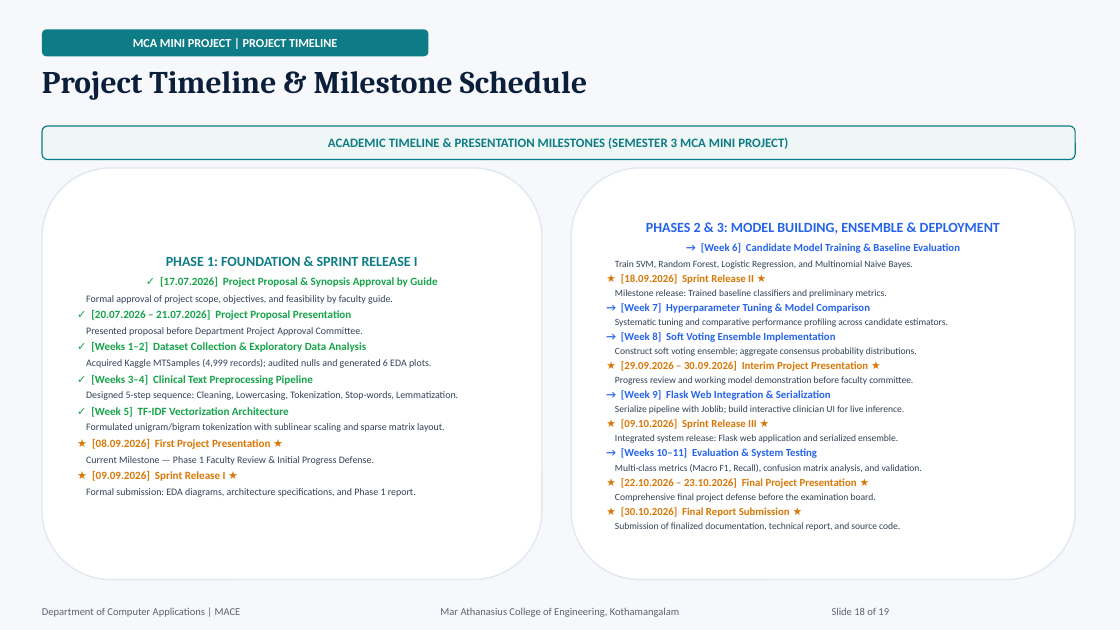
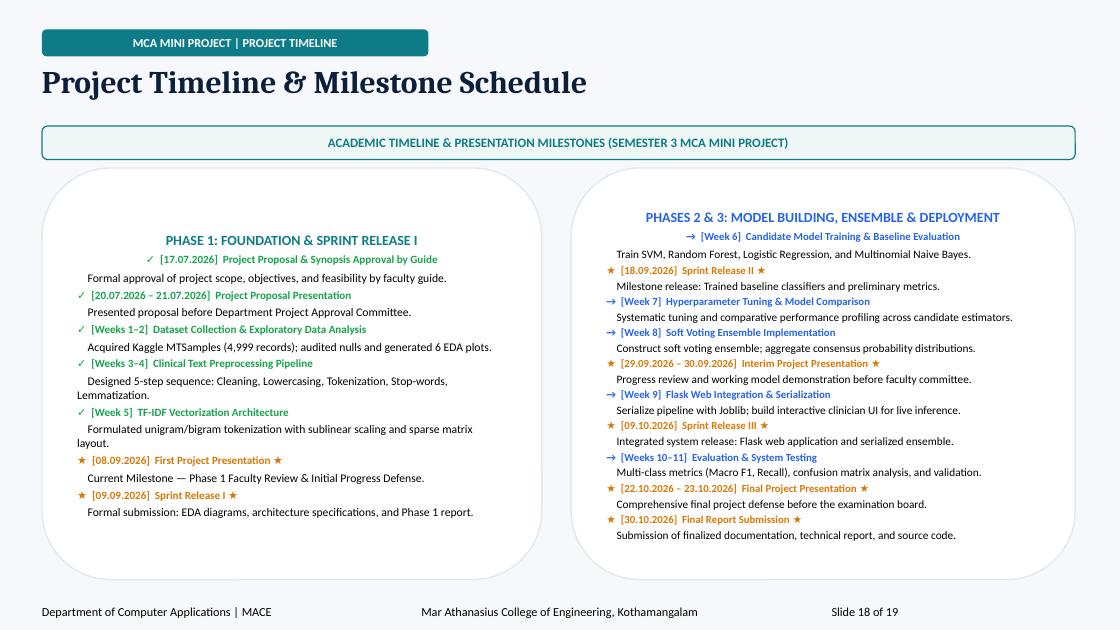
Before and after one commit to JiphinGeorge/Mini-Project-S3-MCA, a slide deck: slide 18 of Medical_Specialty_Classification_Presentation.pptx. Drawn at 1120x630 pixels with LibreOffice and Linux fonts; fonts in the diff are those of the drawing. Boxes give left, top, right and bottom in pixels: in the first picture for what was removed or moved away, otherwise in the second. Text is boxed around its words. In the diff, an @@ line names an element or a change of style, - is before the commit and + after.

Commit message:
feat: add automation script to standardize text colors, increase font sizes, and apply theme-specific styling to the project presentation

```diff
--- a/Medical_Specialty_Classification_Presentation.pptx
+++ b/Medical_Specialty_Classification_Presentation.pptx
@@ rounded rectangle "PHASE 1: FOUNDATION & SPRINT ..." at box(42, 168, 542, 580): text colour #0E7C86 to none in "PHASE 1: FOUNDATION & SPRINT RELEASE I"; size 8.5 to 10 pt, text colour #334155 to #000000 in "Formal approval of project scope, objectives, and ...", "Presented proposal before Department Project Approval Commit ...", "Acquired Kaggle MTSamples (4,999 records); audited nulls ...", "Designed 5-step sequence: Cleaning, Lowercasing, Tokenizatio ..." and 3 more places @@
@@ rounded rectangle "PHASES 2 & 3: MODEL ..." at box(571, 168, 1075, 580): text colour #2563EB to none in "PHASES 2 & 3: MODEL BUILDING, ENSEMBLE ..."; size 8.2 to 9.7 pt, text colour #334155 to #000000 in "Train SVM, Random Forest, Logistic Regression, and ...", "Milestone release: Trained baseline classifiers and prelimin ...", "Systematic tuning and comparative performance profiling acro ...", "Construct soft voting ensemble; aggregate consensus probabil ..." and 6 more places @@
@@ text "Department of Computer Applications | ..." at box(42, 607, 272, 618): size 9 to 10.5 pt, text colour #5B6472 to #000000 @@
@@ text "Mar Athanasius College of Engineering, ..." at box(421, 607, 698, 618): size 9 to 10.5 pt, text colour #5B6472 to #000000 @@
@@ text "Slide 18 of 19" at box(832, 607, 898, 616): size 9 to 10.5 pt, text colour #5B6472 to none @@
```
Also in this commit, not shown: 16 other slides changed, 2 other files.
